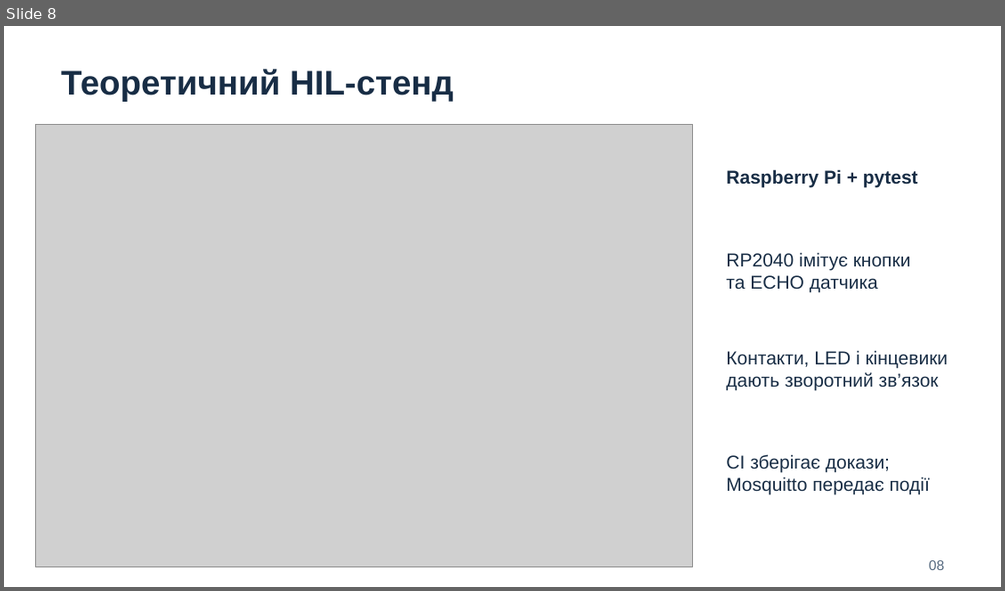
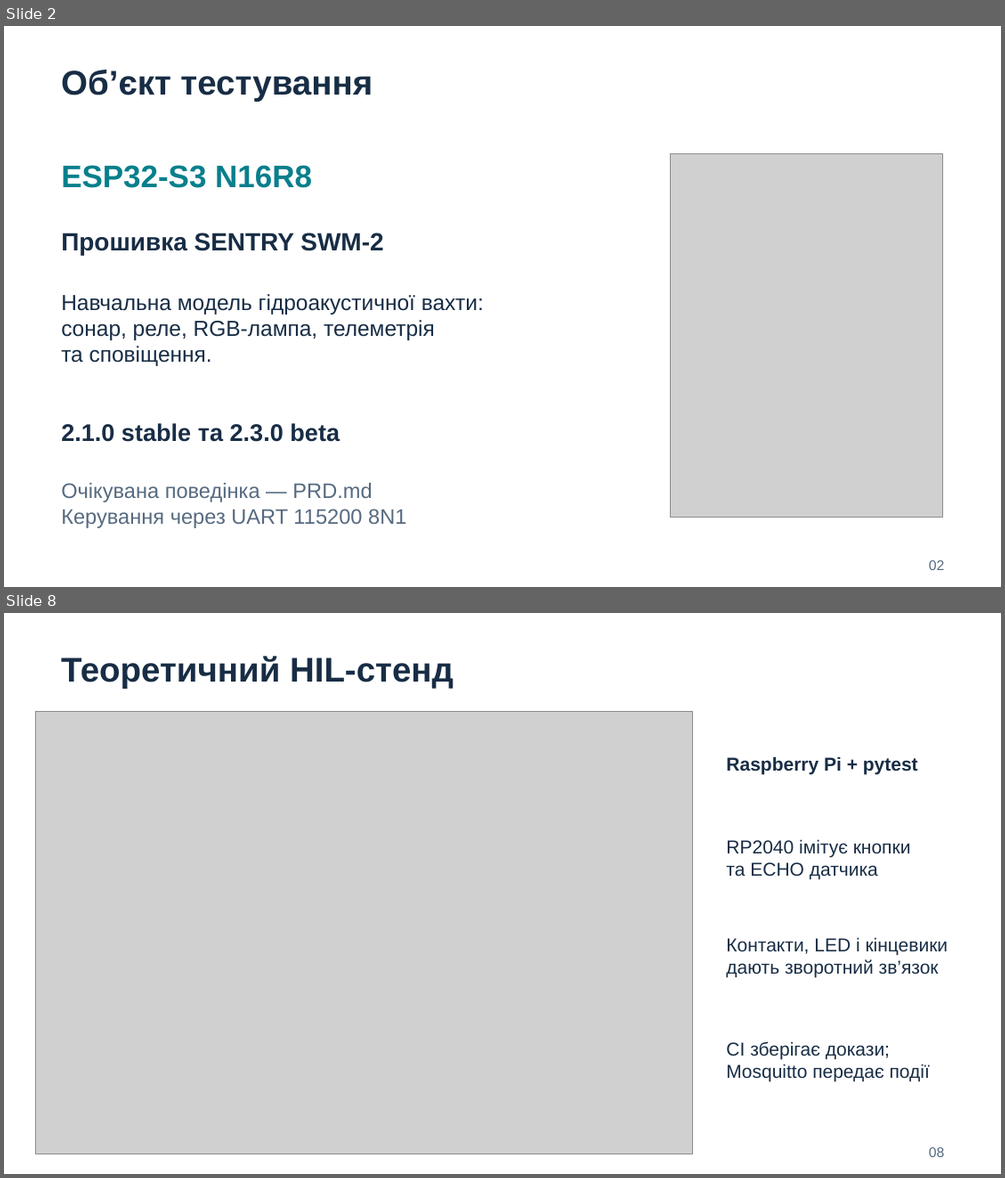
Before and after one commit to rpozniak/sentry-swm2-qa, a slide deck: docs/presentation/SENTRY_SWM2_QA.pptx. Shown one above the other, each under a label of ours: slide 8 before the commit, slides 2 and 8 after it; the slides between them are not shown. The pictures are 1005x591 and 1005x1178 pixels, drawn with LibreOffice and Linux fonts; fonts in the diff are those of the drawing; grey boxes stand for pictures. Boxes give left, top, right and bottom in pixels: in the first picture for what was removed or moved away, otherwise in the second. Text is boxed around its words. In the diff, an @@ line names an element or a change of style, - is before the commit and + after.

```diff
--- a/docs/presentation/SENTRY_SWM2_QA.pptx
+++ b/docs/presentation/SENTRY_SWM2_QA.pptx
@@ slide 2 added at [4, 26, 1001, 587], background #FFFFFF @@
@@ text added at [61, 70, 372, 102], 33 pt, text #182D45, bold @@
+Об’єкт тестування
@@ picture added at [671, 153, 943, 516] @@
@@ text added at [61, 165, 312, 188], 30 pt, text #087F8C, bold @@
+ESP32-S3 N16R8
@@ text added at [61, 232, 383, 255], 24 pt, text #182D45, bold @@
+Прошивка SENTRY SWM-2
@@ text added at [61, 294, 484, 366], 21 pt, text #182D45 @@
+Навчальна модель гідроакустичної вахти:
+сонар, реле, RGB-лампа, телеметрія
+та сповіщення.
@@ text added at [61, 423, 340, 442], 23.2 pt, text #182D45, bold @@
+2.1.0 stable та 2.3.0 beta
@@ text added at [61, 483, 406, 528], 20.2 pt, text #566A80 @@
+Очікувана поведінка — PRD.md
+Керування через UART 115200 8N1
@@ text added at [929, 560, 944, 570], 13.5 pt, text #566A80 @@
+02
```
Also in this commit, not shown: 7 slides changed, 1 slide removed, 1 other file.
